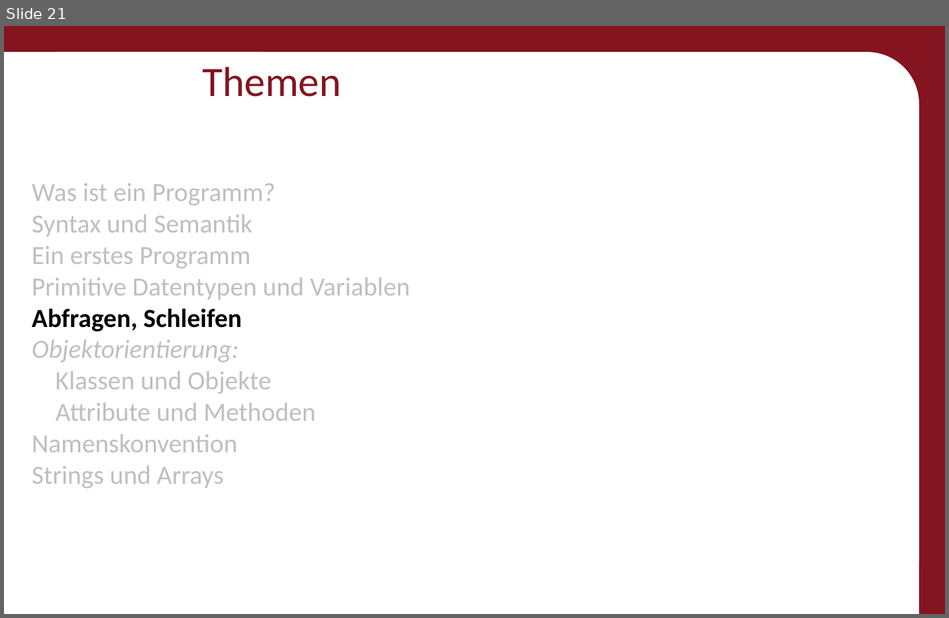
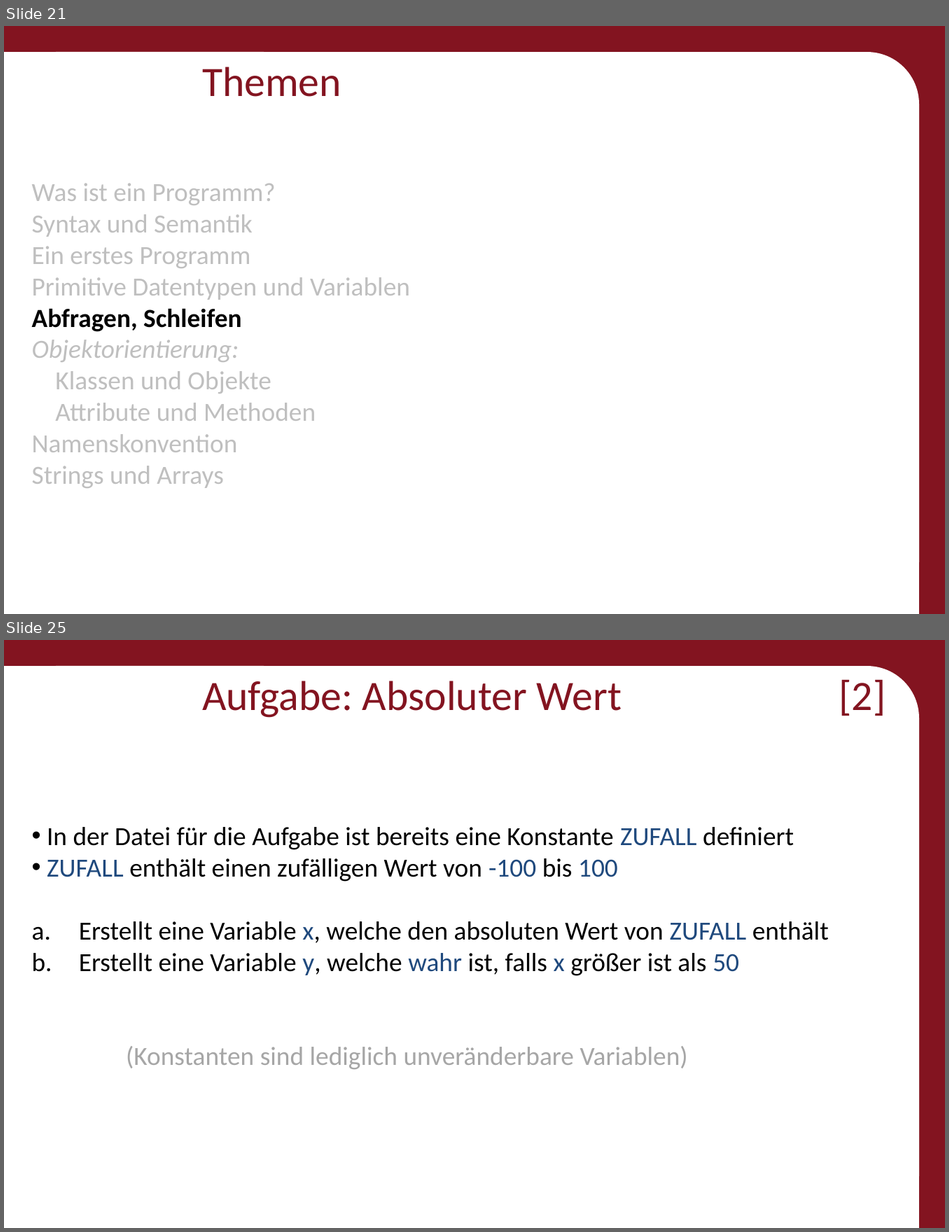
Before and after one commit to Roboscope/java-with-nao, a slide deck: Präsentationen/Anfänger - Java mit NAO.pptx. Shown one above the other, each under a label of ours: slide 21 before the commit, slides 21 and 25 after it; the slides between them are not shown. The pictures are 949x618 and 949x1232 pixels, drawn with LibreOffice and Linux fonts; fonts in the diff are those of the drawing; background and template pictures are left out. Boxes give left, top, right and bottom in pixels: in the first picture for what was removed or moved away, otherwise in the second. Text is boxed around its words. In the diff, an @@ line names an element or a change of style, - is before the commit and + after.

```diff
--- a/Präsentationen/Anfänger - Java mit NAO.pptx
+++ b/Präsentationen/Anfänger - Java mit NAO.pptx
@@ slide 25 added at (4, 640, 945, 1228), background #831420; not listed: 3 template elements that a slide beside it also shows @@
@@ title added at (202, 679, 886, 718), 32 pt, text #831420 @@
+Aufgabe: Absoluter Wert [2]
@@ text added at (47, 827, 829, 1069), 20 pt, text #000000 @@
+• In der Datei für die Aufgabe ist bereits eine Konstante ZUFALL definiert
+• ZUFALL enthält einen zufälligen Wert von -100 bis 100
+a. Erstellt eine Variable x, welche den absoluten Wert von ZUFALL enthält
+b. Erstellt eine Variable y, welche wahr ist, falls x größer ist als 50
+(Konstanten sind lediglich unveränderbare Variablen)
```
Also in this commit, not shown: 8 slides changed, 8 other slides added, 25 other files.
